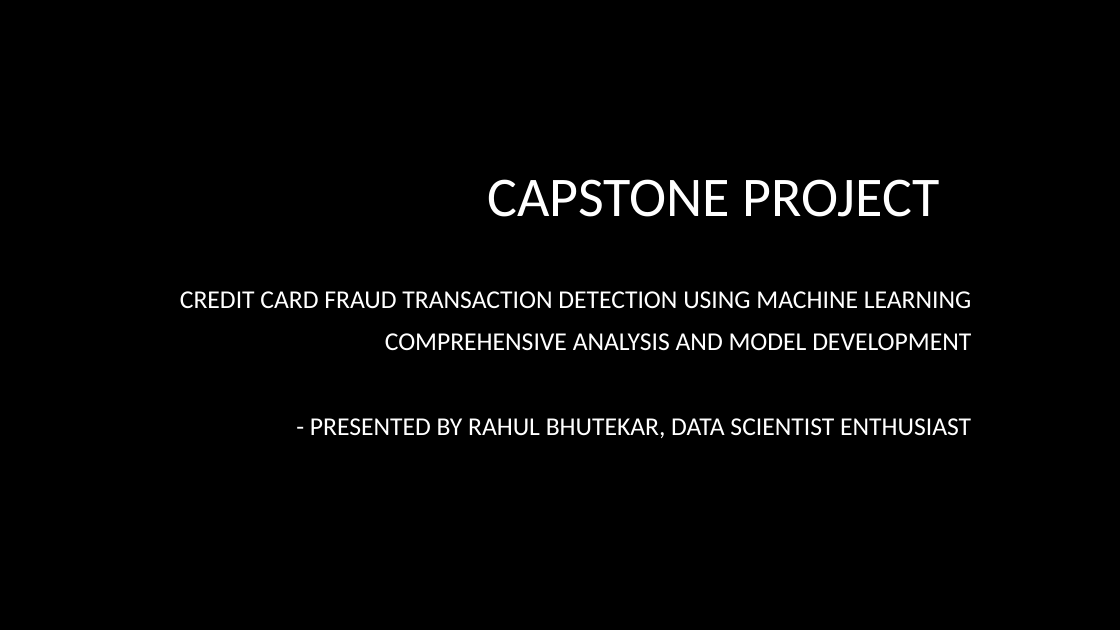
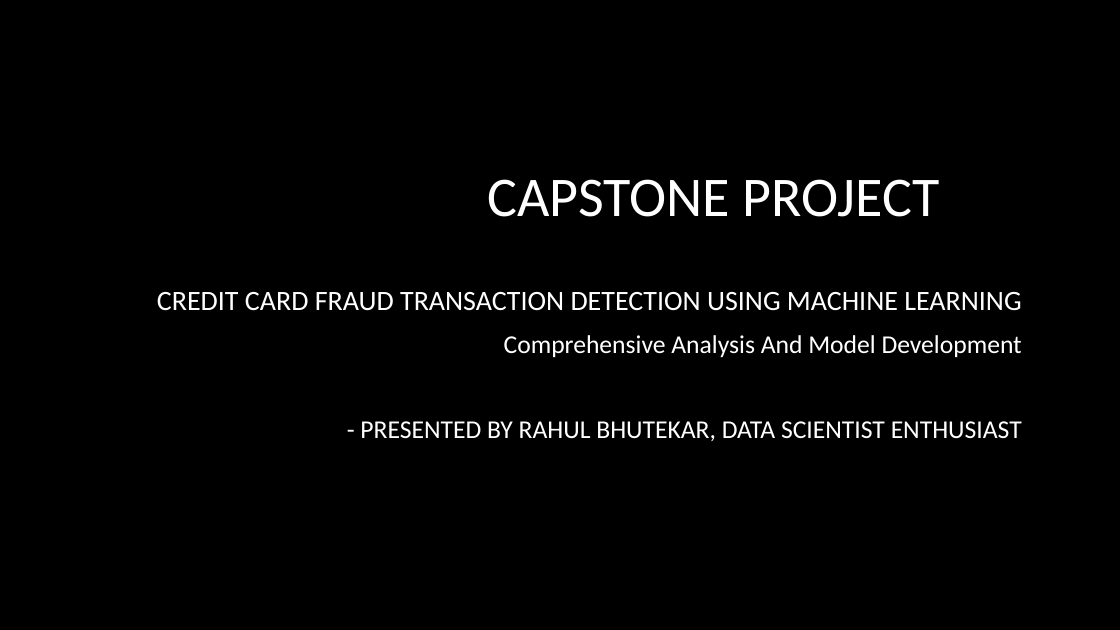
Before and after one commit to rahul-bhutekar/Data-Science, a slide deck: slide 1 of Projects/machine-learning-classification/ml-classification.pptx. Drawn at 1120x630 pixels with LibreOffice and Linux fonts; fonts in the diff are those of the drawing; background and template pictures are left out. Boxes give left, top, right and bottom in pixels: in the first picture for what was removed or moved away, otherwise in the second. Text is boxed around its words. In the diff, an @@ line names an element or a change of style, - is before the commit and + after.

```diff
--- a/Projects/machine-learning-classification/ml-classification.pptx
+++ b/Projects/machine-learning-classification/ml-classification.pptx
@@ subtitle at (157,292,1021,311): size 22 to 24 pt in "CREDIT CARD FRAUD TRANSACTION DETECTION USING MACHINE ..." @@
@@ subtitle at (504,335,1022,357): text changed @@
-COMPREHENSIVE ANALYSIS AND MODEL DEVELOPMENT
+Comprehensive Analysis And Model Development
```
Also in this commit, not shown: 8 other slides changed.
